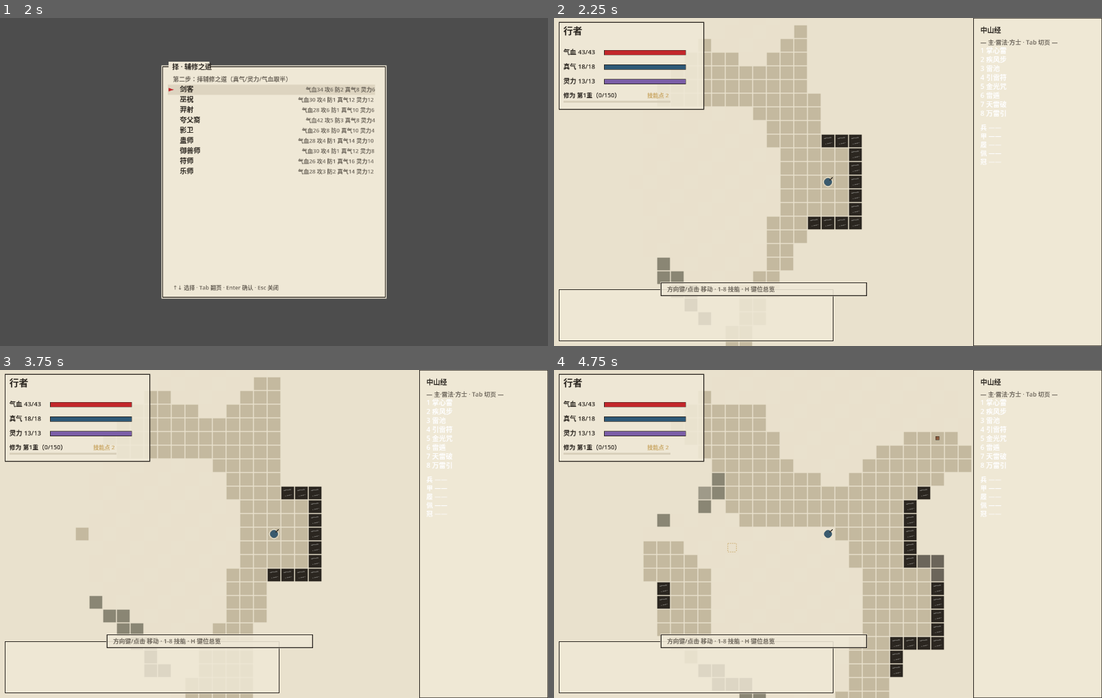
Above: before the commit, frames 1-4 (two rows, left to right).
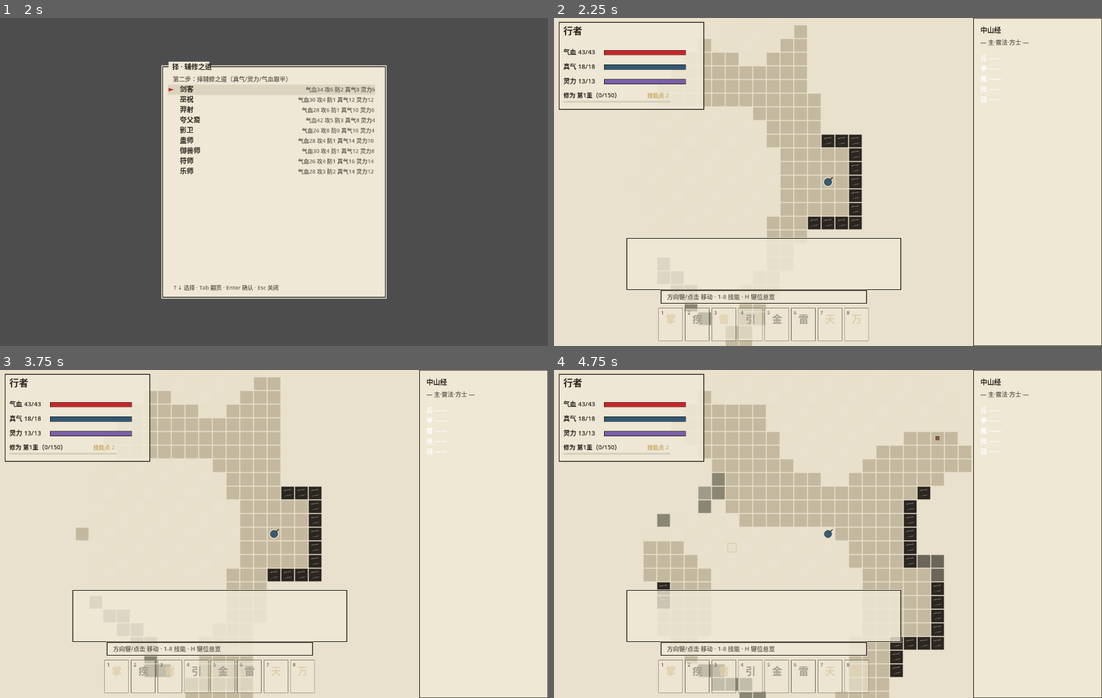
Above: after the commit, the same moments.

Repository: Edurle/shanhaijing_godot
Game: Godot game, scene res://scenes/main.tscn
The game is run twice, just before and just after one commit, with the same random seed, the same clock (stepped at 60 frames per second) and the same inputs.
Inputs (mouse positions are in pixels of both pictures, inside the frame that each line leads up to):
- Up to frame 1 (2 s): tap Enter at 0.5 s; move the mouse to (394, 165) at 0.52 s; hold Right 0.53-1.25 s; tap H at 0.6 s; click (394, 165) at 0.67 s; tap Space at 1.25 s; drag from (164, 198) to (246, 247) at 1.27 s
- Up to frame 2 (2.25 s): tap Enter at 2 s; move the mouse to (882, 109) at 2.02 s; hold Right from 2.03 s (still down); tap Keypad Enter at 2.1 s
- Up to frame 3 (3.75 s): release Right at 2.75 s; tap Space at 2.75 s; drag from (246, 599) to (109, 484) at 2.77 s; tap Enter at 3.5 s; move the mouse to (438, 583) at 3.52 s; hold Left from 3.53 s (still down); tap E at 3.6 s
- Up to frame 4 (4.75 s): release Left at 4.25 s; tap Space at 4.25 s; drag from (663, 484) to (745, 452) at 4.27 s

Frame 1 is identical in both runs. In frame 2, 3.1% of the frame differs, in the area x 0-92%, y 6-99%; in frame 3, 3.7%; in frame 4, 4.8%.

Commit message:
UI重构：底部RPG技能栏（汉字占位图标+元素色+槽位号/重数/耗尾），日志与提示条上移避让，瞄准信息板顶部居中，侧栏精简为页眉+装备

Diff:
--- a/scripts/main.gd
+++ b/scripts/main.gd
@@ -17,6 +17,7 @@
 const UiHintBarScript := preload("res://scripts/view/ui/hint_bar.gd")
 const UiHelpOverlayScript := preload("res://scripts/view/ui/help_overlay.gd")
 const UiHudVitalsScript := preload("res://scripts/view/ui/hud_vitals.gd")
+const UiSkillBarScript := preload("res://scripts/view/ui/skill_bar.gd")
 
 enum Mode { CLASS_SELECT, PLAY, INVENTORY, LEARN, EXAMINE, TARGETING, DIRECTION, HELP }
 
@@ -39,6 +40,7 @@
 var hint_bar
 var help_overlay
 var hud_vitals
+var skill_bar
 var mode := Mode.CLASS_SELECT
 
 # 瞄准/择向的进行中技能
@@ -81,11 +83,13 @@
 	hint_bar = UiHintBarScript.new()
 	help_overlay = UiHelpOverlayScript.new()
 	hud_vitals = UiHudVitalsScript.new()
-	for panel in [sidebar, log_panel, target_info, menu_class, menu_inventory, menu_learn, menu_examine, hint_bar, help_overlay, hud_vitals]:
+	skill_bar = UiSkillBarScript.new()
+	for panel in [sidebar, log_panel, target_info, menu_class, menu_inventory, menu_learn, menu_examine, hint_bar, help_overlay, hud_vitals, skill_bar]:
 		ui.add_child(panel)
 	hint_bar.visible = false
 	help_overlay.visible = false
 	hud_vitals.visible = false
+	skill_bar.visible = false
 	target_info.hide_panel()
 	for panel in [sidebar, log_panel, menu_inventory, menu_learn, menu_examine]:
 		panel.visible = false
@@ -171,6 +175,8 @@
 	hint_bar.visible = true
 	hud_vitals.setup(engine)
 	hud_vitals.visible = true
+	skill_bar.setup(engine)
+	skill_bar.visible = true
 	help_overlay.setup_panel(engine)
 	menu_class.visible = false
 	board.setup(state.current, state.player)
@@ -311,12 +317,14 @@
 func _click_play(pos: Vector2) -> void:
 	if engine.game_over:
 		return
-	# 侧栏区：技能行点击施放
+	# 底部技能栏：槽位点击施放
+	if skill_bar.visible and skill_bar.skill_slot_at(pos) > 0:
+		var slot: int = skill_bar.skill_slot_at(pos)
+		_stop_travel()
+		_begin_cast(slot)
+		return
+	# 侧栏区：吞掉点击（避免穿透成移动指令）
 	if sidebar.visible and pos.x >= sidebar.panel_rect.position.x:
-		var slot: int = sidebar.skill_row_at(pos)
-		if slot > 0:
-			_stop_travel()
-			_begin_cast(slot)
 		return
 	var cell := _screen_to_cell(pos)
 	if not state.current.in_bounds(cell.x, cell.y):
@@ -606,6 +614,7 @@
 	log_panel.relayout(view)
 	hint_bar.relayout(view)
 	hud_vitals.relayout(view)
+	skill_bar.relayout(view)
 	if help_overlay.visible:
 		help_overlay.relayout(view)
 	if menu_class.visible:
@@ -648,6 +657,7 @@
 	sidebar.refresh()
 	log_panel.refresh()
 	hud_vitals.refresh()
+	skill_bar.refresh()
 	hint_bar.visible = mode == Mode.PLAY or mode == Mode.HELP
 	hint_bar.refresh()
 	board.queue_redraw()
--- a/scripts/view/ui/hint_bar.gd
+++ b/scripts/view/ui/hint_bar.gd
@@ -16,11 +16,11 @@
 
 
 func relayout(view_size: Vector2) -> void:
-	# 地图区（去掉右侧栏）底部居中、悬于消息日志上方
+	# 底部栈：技能栏(88) 之上、消息日志之下，地图区居中
 	var map_width: float = view_size.x - 300.0
 	setup_ui(Rect2(
 		(map_width - minf(BAR_WIDTH, map_width - 24.0)) / 2.0,
-		view_size.y - 148.0,
+		view_size.y - 88.0 - BAR_HEIGHT - 12.0,
 		minf(BAR_WIDTH, map_width - 24.0), BAR_HEIGHT))
 	queue_redraw()
 
--- a/scripts/view/ui/log_panel.gd
+++ b/scripts/view/ui/log_panel.gd
@@ -19,7 +19,10 @@
 
 
 func relayout(view_size: Vector2) -> void:
-	setup_ui(Rect2(12, view_size.y - 132, minf(640.0, view_size.x - 320), 120))
+	# 底部栈自下而上：技能栏(88) → 提示条(30) → 本日志；地图区居中
+	var map_width: float = view_size.x - 300.0
+	var log_width: float = minf(640.0, map_width - 24.0)
+	setup_ui(Rect2((map_width - log_width) / 2.0, view_size.y - 88 - 30 - 120 - 14.0, log_width, 120))
 
 
 func refresh() -> void:
--- a/scripts/view/ui/sidebar.gd
+++ b/scripts/view/ui/sidebar.gd
@@ -1,12 +1,9 @@
 class_name UiSidebar
 extends UiPanel
-## 右侧栏（精简版）：地名与状态标记 + 技能栏（当前职业页）+ 装备五槽。
-## 资源条/修为已移至左上角 HUD（UiHudVitals）。
+## 右侧栏（精简版）：地名与状态标记 + 当前职业页眉 + 装备五槽。
+## 资源在左上 HUD，技能在底部技能栏。
 
 const WIDTH := 300.0
-
-const SKILL_FIRST_OFFSET := 82.0  # 顶到技能首行的纵向偏移（地名行+页眉）
-const SKILL_ROW_STEP := 21.0
 
 var engine
 var state
@@ -53,37 +50,11 @@
 	draw_text_line(Vector2(x, y), state.location_name() + ("  " + status if status != "" else ""), INK, 16)
 	y += 28
 
-	# 技能栏（当前页 8 槽；Tab 切主/副职业）
+	# 当前职业页眉（Tab 切页提示；技能本体在底部技能栏）
 	var class_id := String(player.class_ids[engine.active_page])
 	var page_text: String = engine.content.text("hud_main_page" if engine.active_page == 0 else "hud_second_page")
-	draw_text_line(Vector2(x, y), "— %s · Tab 切页 —" % page_text.format({"name": engine.content.class_display_name(class_id)}), INK_SOFT, 14)
-	y += 20
-	for slot in range(1, 9):
-		var skill: Dictionary = engine.content.skill_for_slot(class_id, slot)
-		if skill.is_empty():
-			continue
-		var learned: bool = player.skill_levels.has(skill["id"])
-		var level: int = player.skill_levels.get(skill["id"], 0)
-		var affordable: bool = player.fighter.mp() >= Skills.mp_cost(player, skill) and player.fighter.sp() >= Skills.sp_cost(player, skill)
-		var color := INK if (learned and affordable) else Color(150, 145, 135)
-		var label := "%d %s" % [slot, engine.content.localize(skill["name"])]
-		if level > 1:
-			label += "·%d" % level
-		var tail := ""
-		if learned:
-			var cost_text := ""
-			var mp_need := Skills.mp_cost(player, skill)
-			if mp_need > 0:
-				cost_text += "%d气" % mp_need
-			var sp_need := Skills.sp_cost(player, skill)
-			if sp_need > 0:
-				cost_text += "%d灵" % sp_need
-			var effect_summary := Skills.summary(engine, player, skill)
-			tail = effect_summary + " " + cost_text if effect_summary != "" else cost_text
-		draw_text_line(Vector2(x, y), label, color, 16)
-		if tail != "":
-			draw_text_line(Vector2(x + WIDTH - 20 - tail.length() * 8, y), tail, INK_SOFT, 12)
-		y += SKILL_ROW_STEP
+	draw_text_line(Vector2(x, y), "— %s —" % page_text.format({"name": engine.content.class_display_name(class_id)}), INK_SOFT, 14)
+	y += 26
 
 	# 装备五槽
 	y += 12
@@ -98,7 +69,7 @@
 				summary += "·" + engine.content.text("element_" + String(d["element"]))
 			text += "  " + summary
 		draw_text_line(Vector2(x, y), text, INK if not item.is_empty() else Color(170, 165, 155), 15)
-		y += 20
+		y += 24
 
 
 ## 侧栏半透明（不遮蔽棋盘边缘太多）。
@@ -106,14 +77,3 @@
 	draw_rect(panel_rect, PAPER, false, 0.0)
 	draw_rect(Rect2(panel_rect.position, panel_rect.size), Color(PAPER, 0.92))
 	draw_rect(panel_rect, INK, false, 2.0)
-
-
-## 技能行命中检测（主场景点击路由）：返回槽位 1-8，未命中 0。
-func skill_row_at(pos: Vector2) -> int:
-	var x := panel_rect.position.x + 16
-	var y: float = panel_rect.position.y + SKILL_FIRST_OFFSET
-	for slot in range(1, 9):
-		if Rect2(x - 8, y - 16, WIDTH - 16, SKILL_ROW_STEP).has_point(pos):
-			return slot
-		y += SKILL_ROW_STEP
-	return 0
--- /dev/null
+++ b/scripts/view/ui/skill_bar.gd
@@ -0,0 +1,109 @@
+class_name UiSkillBar
+extends UiPanel
+## 底部技能栏（RPG 式）：8 个图标槽，汉字占位（素材期换贴图）。
+## 槽内：汉字图标（元素色）/ 左上槽位号 / 右下重数 / 底部耗气灵；
+## 未学 = 灰显虚框，资源不足 = 整槽压灰。
+
+const SLOT := 56.0
+const GAP := 6.0
+const BAR_HEIGHT := 78.0
+
+var engine
+var slot_origin := Vector2.ZERO  # 首槽左上角（点击命中用）
+
+
+func setup(p_engine) -> void:
+	engine = p_engine
+	relayout(_viewport_size())
+
+
+func relayout(view_size: Vector2) -> void:
+	var map_width: float = view_size.x - 300.0
+	var total := 8.0 * SLOT + 7.0 * GAP
+	setup_ui(Rect2((map_width - total) / 2.0, view_size.y - BAR_HEIGHT - 10.0, total, BAR_HEIGHT))
+	slot_origin = panel_rect.position
+	queue_redraw()
+
+
+func refresh() -> void:
+	queue_redraw()
+
+
+## 汉字占位图标：技能名首字（素材期替换为贴图）。
+static func icon_char(engine, skill: Dictionary) -> String:
+	var skill_label: String = engine.content.localize(skill["name"])
+	return String(skill_label.substr(0, 1)) if skill_label.length() > 0 else "？"
+
+
+func slot_rect(slot: int) -> Rect2:
+	var i := slot - 1
+	return Rect2(slot_origin + Vector2(i * (SLOT + GAP), 0), Vector2(SLOT, SLOT + 20))
+
+
+## 槽位命中检测（主场景点击路由）：返回 1-8，未命中 0。
+func skill_slot_at(pos: Vector2) -> int:
+	for slot in range(1, 9):
+		if slot_rect(slot).grow(2.0).has_point(pos):
+			return slot
+	return 0
+
+
+func _draw() -> void:
+	if engine == null:
+		return
+	var player = engine.state.player
+	var class_id := String(player.class_ids[engine.active_page])
+	for slot in range(1, 9):
+		var skill: Dictionary = engine.content.skill_for_slot(class_id, slot)
+		if skill.is_empty():
+			continue
+		var rect := slot_rect(slot)
+		var learned: bool = player.skill_levels.has(skill["id"])
+		var level: int = player.skill_levels.get(skill["id"], 0)
+		var affordable: bool = player.fighter.mp() >= Skills.mp_cost(player, skill) and player.fighter.sp() >= Skills.sp_cost(player, skill)
+		var active := learned and affordable
+
+		# 槽底
+		draw_rect(rect, Color(PAPER, 0.92) if active or learned else Color(PAPER, 0.55))
+		draw_rect(rect, INK if active else INK_SOFT, false, 1.6 if active else 1.0)
+
+		# 汉字图标（元素色；未学/乏力压灰）
+		var icon_color: Color = INK
+		var element := Skills.skill_element(skill)
+		if element != "":
+			icon_color = ELEMENT_COLORS.get(element, INK)
+		if not active:
+			icon_color = icon_color.lerp(PAPER, 0.62)
+		var font := get_theme_default_font()
+		var icon_char := icon_char(engine, skill)
+		draw_string(font, rect.position + Vector2(SLOT / 2.0 - 12.0, 34), icon_char,
+			HORIZONTAL_ALIGNMENT_LEFT, -1, 24, icon_color)
+
+		# 左上槽位号 / 右下重数
+		draw_string(font, rect.position + Vector2(5, 14), str(slot),
+			HORIZONTAL_ALIGNMENT_LEFT, -1, 11, INK_SOFT)
+		if level > 1:
+			draw_string(font, rect.position + Vector2(SLOT - 18, SLOT + 6), str(level),
+				HORIZONTAL_ALIGNMENT_LEFT, -1, 12, GOLD if active else INK_SOFT)
+
+		# 底部耗气灵
+		if learned:
+			var cost := ""
+			var mp_need := Skills.mp_cost(player, skill)
+			if mp_need > 0:
+				cost += "%d气" % mp_need
+			var sp_need := Skills.sp_cost(player, skill)
+			if sp_need > 0:
+				cost += "%d灵" % sp_need
+			if cost != "":
+				draw_string(font, rect.position + Vector2(SLOT / 2.0 - cost.length() * 5.0, SLOT + 16), cost,
+					HORIZONTAL_ALIGNMENT_LEFT, -1, 11, INK_SOFT if affordable else VERMILION)
+
+
+const ELEMENT_COLORS := {
+	"metal": Color("C9A662"),
+	"wood": Color("4A7C59"),
+	"water": Color("2E5977"),
+	"fire": Color("C3272B"),
+	"earth": Color("8C5A3C"),
+}
--- a/scripts/view/ui/target_info.gd
+++ b/scripts/view/ui/target_info.gd
@@ -9,7 +9,14 @@
 
 func setup(p_engine) -> void:
 	engine = p_engine
-	setup_ui(Rect2(12, 12, 560, 74))
+	relayout(_viewport_size())
+
+
+func relayout(view_size: Vector2) -> void:
+	# 顶部居中于地图区（左上角是资源 HUD，不能重叠）
+	var map_width: float = view_size.x - 300.0
+	var w := minf(560.0, map_width - 40.0)
+	setup_ui(Rect2((map_width - w) / 2.0, 12.0, w, 74))
 
 
 func show_target(p_skill: Dictionary, p_target: Actor) -> void:
--- a/tests/test_ui.gd
+++ b/tests/test_ui.gd
@@ -121,6 +121,17 @@
 	help.click_at(Vector2(50, 50))
 	failed += _check(not help.visible, "帮助浮层点击关闭")
 
+	# ---- 底部技能栏：槽位/命中/图标占位 ----
+	var skill_bar = load("res://scripts/view/ui/skill_bar.gd").new()
+	root.add_child.call_deferred(skill_bar)
+	await process_frame
+	skill_bar.setup(engine)
+	var hit_slot: int = skill_bar.skill_slot_at(skill_bar.slot_rect(3).get_center())
+	failed += _check(hit_slot == 3, "技能槽命中检测（点第3槽得%d）" % hit_slot)
+	failed += _check(skill_bar.skill_slot_at(Vector2(5, 5)) == 0, "槽外点击不命中")
+	var icon: String = skill_bar.icon_char(engine, content.skill_for_slot("leifa", 1))
+	failed += _check(icon.length() == 1, "技能图标占位为单字（%s）" % icon)
+
 	# ---- 技能摘要：主副职业首技能均非空 ----
 	var s1: String = Skills.summary(engine, state.player, content.skill_for_slot("leifa", 1))
 	var s2: String = Skills.summary(engine, state.player, content.skill_for_slot("fushi", 1))
Not shown, added: scripts/view/ui/skill_bar.gd.uid
